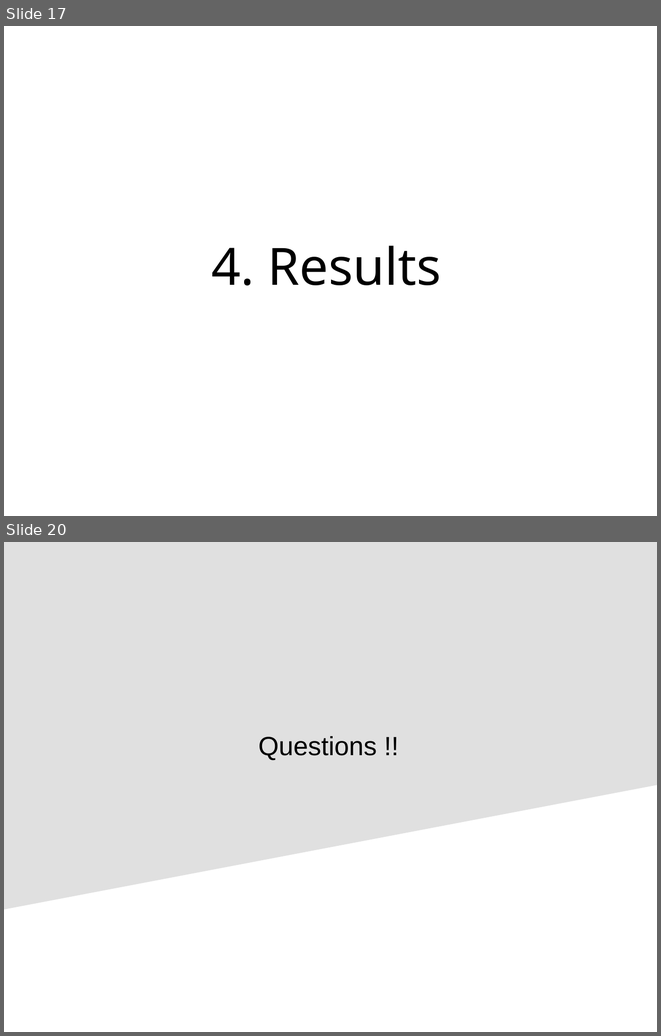
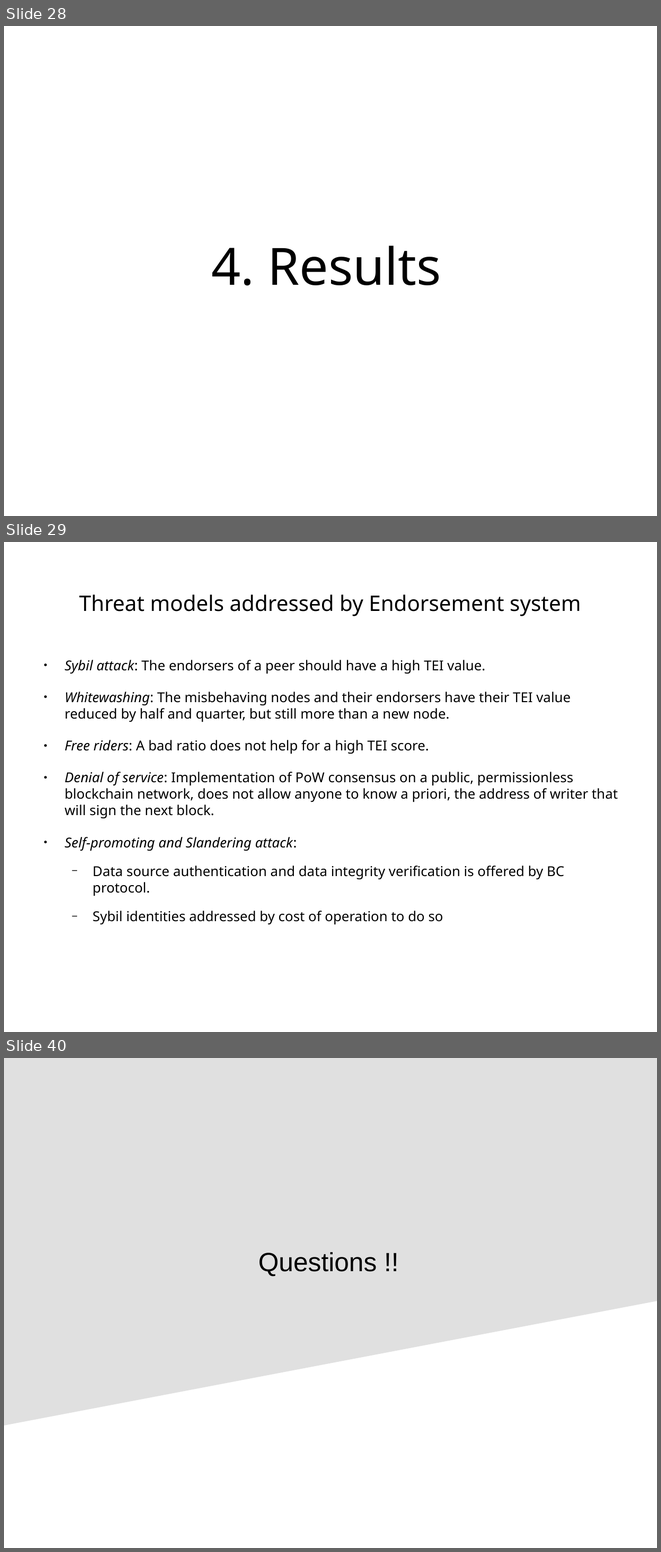
Before and after one commit to s2-t2/blockchain_reputation_system, a slide deck: documents/Presentation/Presentationv1.odp. Shown one above the other, each under a label of ours: slides 17 and 20 before the commit, slides 28, 29 and 40 after it; the slides between them are not shown. The pictures are 661x1036 and 661x1552 pixels, drawn with LibreOffice and Linux fonts; fonts in the diff are those of the drawing. Boxes give left, top, right and bottom in pixels: in the first picture for what was removed or moved away, otherwise in the second. Text is boxed around its words. In the diff, an @@ line names an element or a change of style, - is before the commit and + after.

```diff
--- a/documents/Presentation/Presentationv1.odp
+++ b/documents/Presentation/Presentationv1.odp
@@ slide 29 added at (4, 542, 657, 1032), background #FFFFFF @@
@@ title added at (79, 594, 581, 616), 26 pt, text #000000 @@
+Threat models addressed by Endorsement system
@@ text added at (64, 660, 618, 925), 16.6 pt, text #000000 @@
+● Sybil attack: The endorsers of a peer should have a high TEI value.
+● Whitewashing: The misbehaving nodes and their endorsers have their TEI value reduced by half and quarter, but still more than a new node.
+● Free riders: A bad ratio does not help for a high TEI score.
+● Denial of service: Implementation of PoW consensus on a public, permissionless blockchain network, does not allow anyone to know a priori, the address of writer that will sign the next block.
+● Self-promoting and Slandering attack:
+  − Data source authentication and data integrity verification is offered by BC protocol.
+  − Sybil identities addressed by cost of operation to do so
@@ what was slide 17 is now slide 28 @@
@@ what was slide 20 is now slide 40 @@
```
Also in this commit, not shown: 6 slides changed, 27 other slides added, 7 slides removed, 24 other files.
